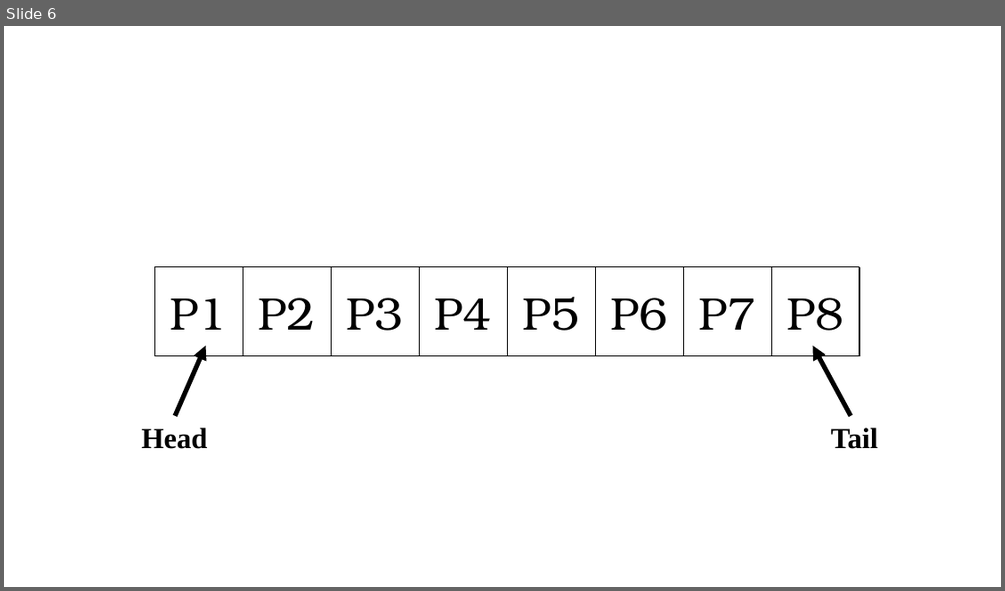
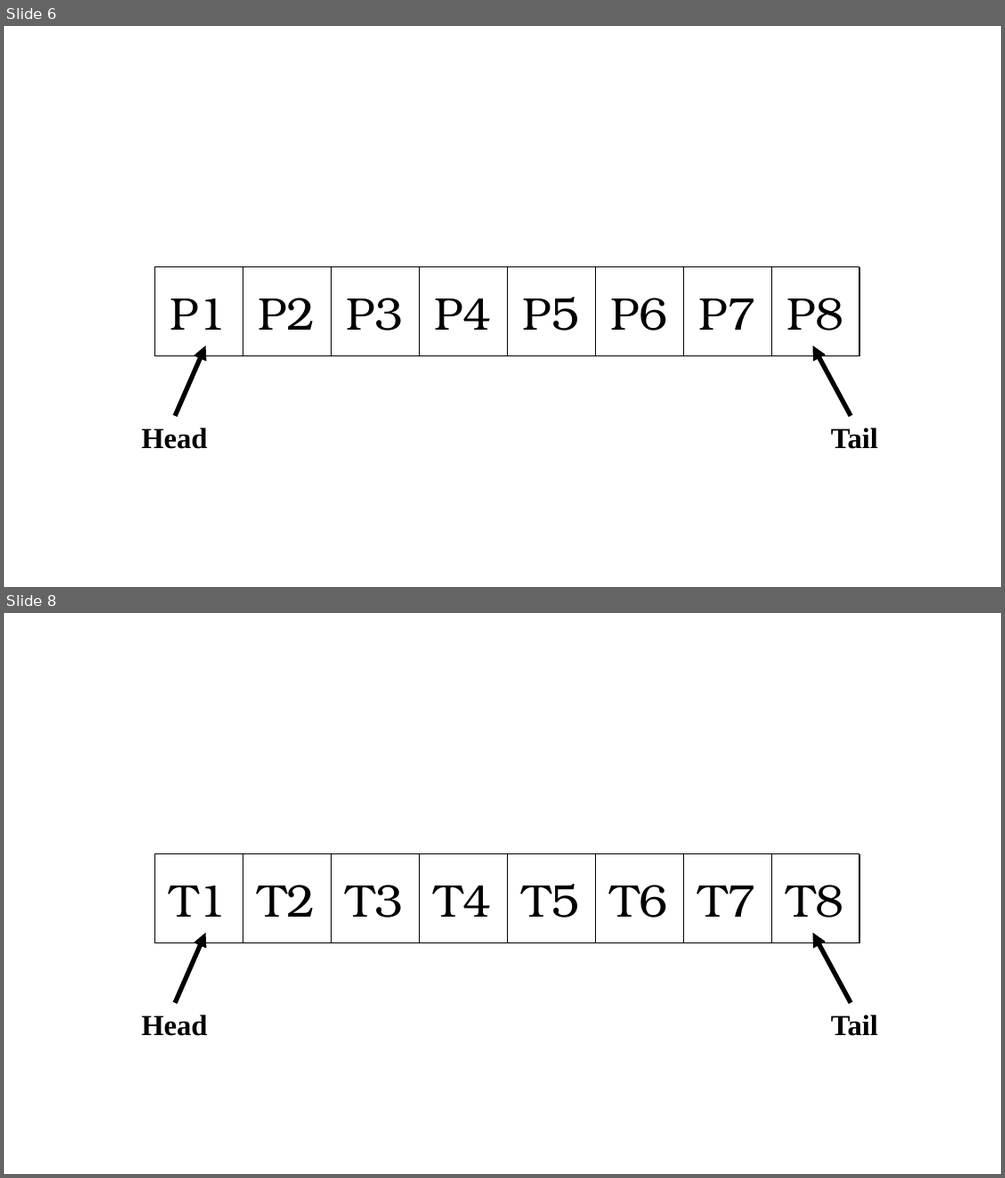
Before and after one commit to wayneng6010/DSA_Pair_Work, a slide deck: Diagrams.pptx. Shown one above the other, each under a label of ours: slide 6 before the commit, slides 6 and 8 after it; the slides between them are not shown. The pictures are 1005x591 and 1005x1178 pixels, drawn with LibreOffice and Linux fonts; fonts in the diff are those of the drawing. Boxes give left, top, right and bottom in pixels: in the first picture for what was removed or moved away, otherwise in the second. Text is boxed around its words. In the diff, an @@ line names an element or a change of style, - is before the commit and + after.

```diff
--- a/Diagrams.pptx
+++ b/Diagrams.pptx
@@ slide 8 added at box(4, 613, 1001, 1174), background #FFFFFF @@
@@ rectangle added at box(154, 854, 858, 943), outline #000000 1 pt @@
@@ line added from (243, 854) to (243, 943), #000000 0.5 pt @@
@@ line added from (332, 854) to (332, 943), #000000 0.5 pt @@
@@ line added from (419, 854) to (419, 943), #000000 0.5 pt @@
@@ line added from (507, 854) to (507, 943), #000000 0.5 pt @@
@@ line added from (596, 854) to (596, 943), #000000 0.5 pt @@
@@ line added from (684, 854) to (684, 943), #000000 0.5 pt @@
@@ line added from (771, 854) to (771, 943), #000000 0.5 pt @@
@@ line added from (859, 854) to (859, 943), #000000 0.5 pt @@
@@ text added at box(170, 885, 227, 916), 44 pt, text #000000 @@
+T1
@@ text added at box(259, 884, 316, 916), 44 pt, text #000000 @@
+T2
@@ text added at box(347, 884, 404, 917), 44 pt, text #000000 @@
+T3
@@ text added at box(435, 885, 492, 916), 44 pt, text #000000 @@
+T4
@@ text added at box(523, 884, 580, 917), 44 pt, text #000000 @@
+T5
@@ text added at box(611, 884, 668, 917), 44 pt, text #000000 @@
+T6
@@ text added at box(698, 885, 755, 916), 44 pt, text #000000 @@
+T7
@@ text added at box(786, 884, 843, 917), 44 pt, text #000000 @@
+T8
@@ arrow added from (175, 1003) to (206, 933), #000000 4.5 pt @@
@@ arrow added from (850, 1003) to (813, 933), #000000 4.5 pt @@
@@ text added at box(141, 1014, 207, 1036), 28 pt, text #000000, bold @@
+Head
@@ text added at box(831, 1014, 878, 1036), 28 pt, text #000000, bold @@
+Tail
```
Also in this commit, not shown: 1 other slide added, 1 other file.
